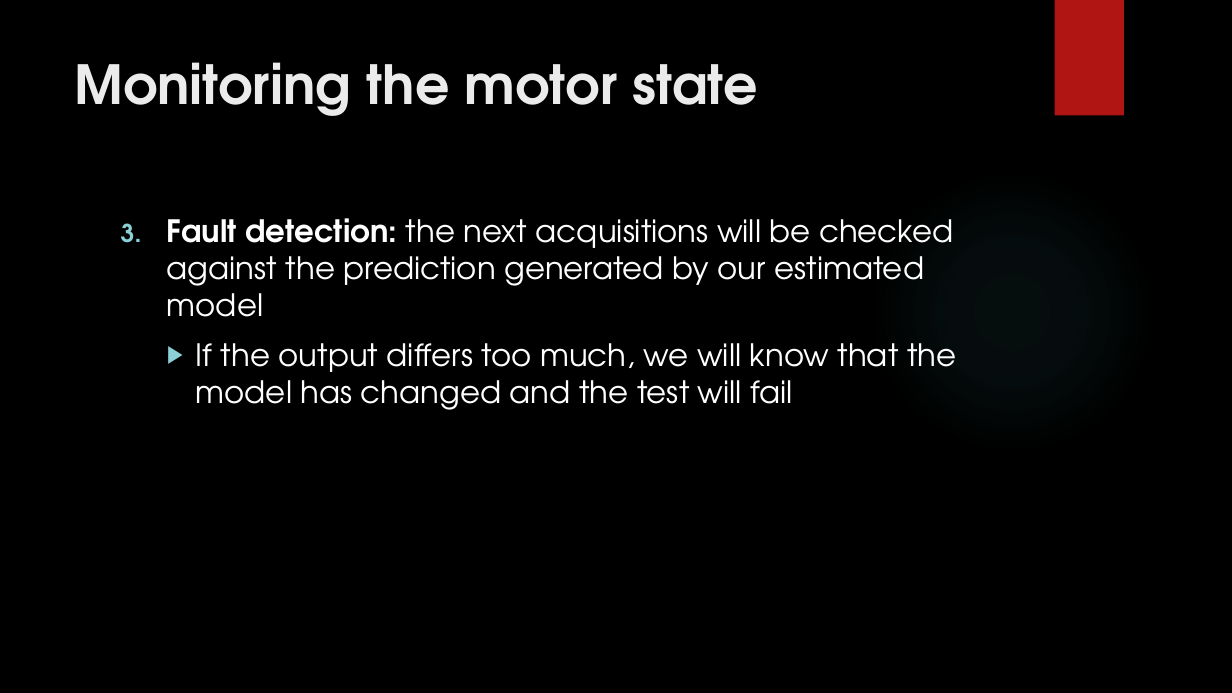
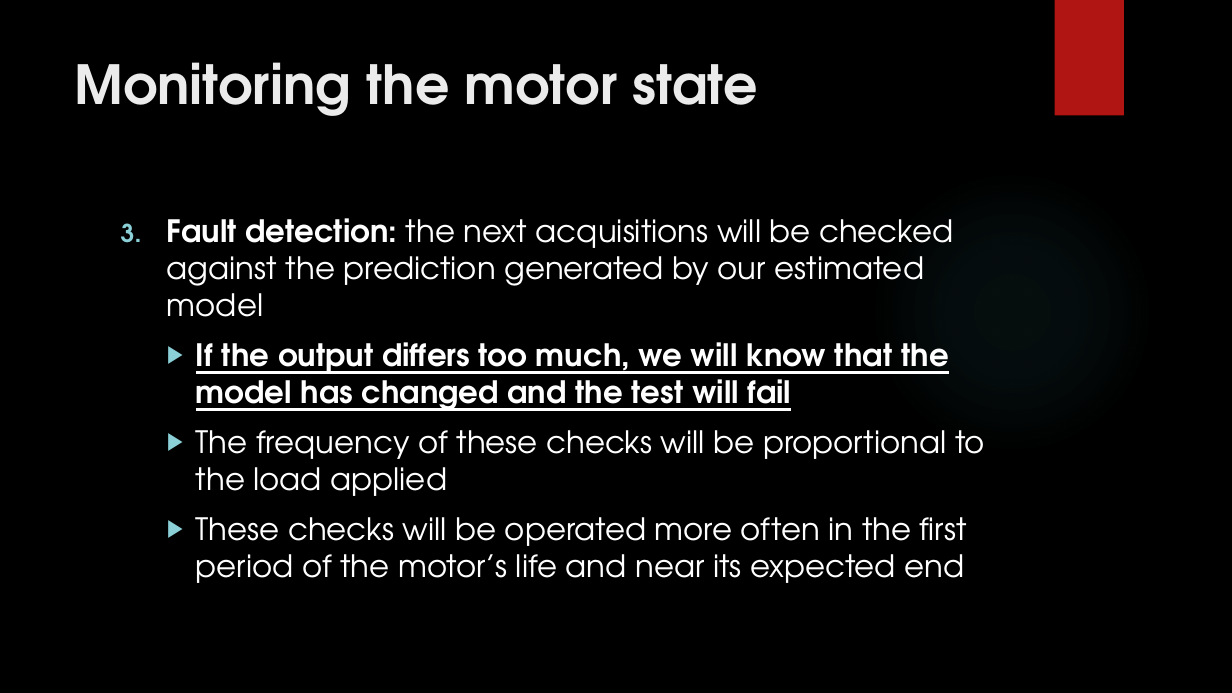
Before and after one commit to urzino/FanMonitoringBlueCoin, a slide deck: slide 5 of Pervasive_presentation_Milestone1_group8_lele.pptx. Drawn at 1232x693 pixels with LibreOffice and Linux fonts; fonts in the diff are those of the drawing; background and template pictures are left out. Boxes give left, top, right and bottom in pixels: in the first picture for what was removed or moved away, otherwise in the second. Text is boxed around its words. In the diff, an @@ line names an element or a change of style, - is before the commit and + after.

Commit message:
update

```diff
--- a/Pervasive_presentation_Milestone1_group8_lele.pptx
+++ b/Pervasive_presentation_Milestone1_group8_lele.pptx
@@ text at (x1=196, y1=342, x2=949, y2=411): bold on, underline on in "If the output differs too much, we ..." @@
@@ text at (x1=196, y1=430, x2=985, y2=583): paragraphs added @@
+  ▶ The frequency of these checks will be proportional to the load applied
+  ▶ These checks will be operated more often in the first period of the motor’s life and near its expected end
```
Also in this commit, not shown: 1 slide removed.
